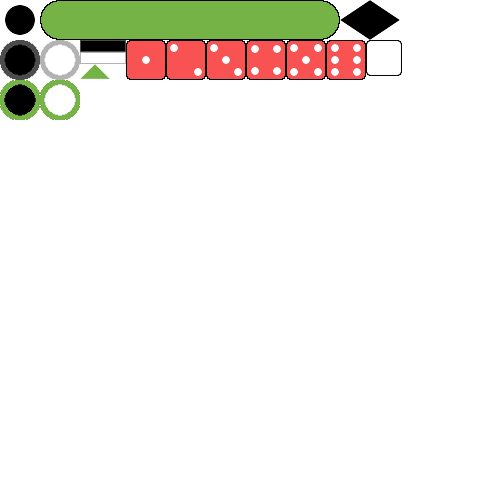
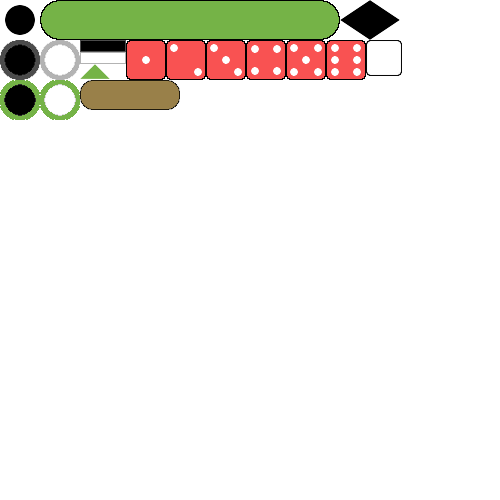
Comparing the layer stacks of the two 500x500 images. Changes:
added layer "bouton1" above "selection_blanc" over [80,80,180,110]
